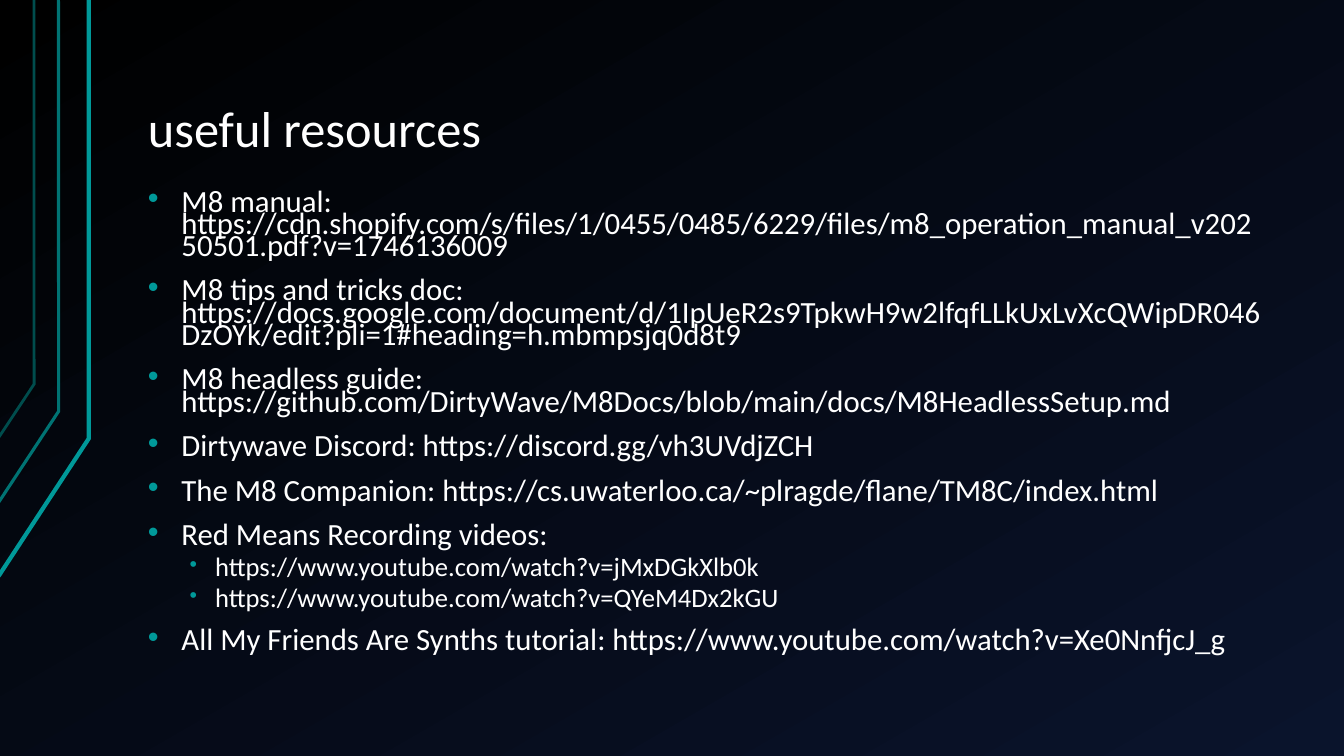
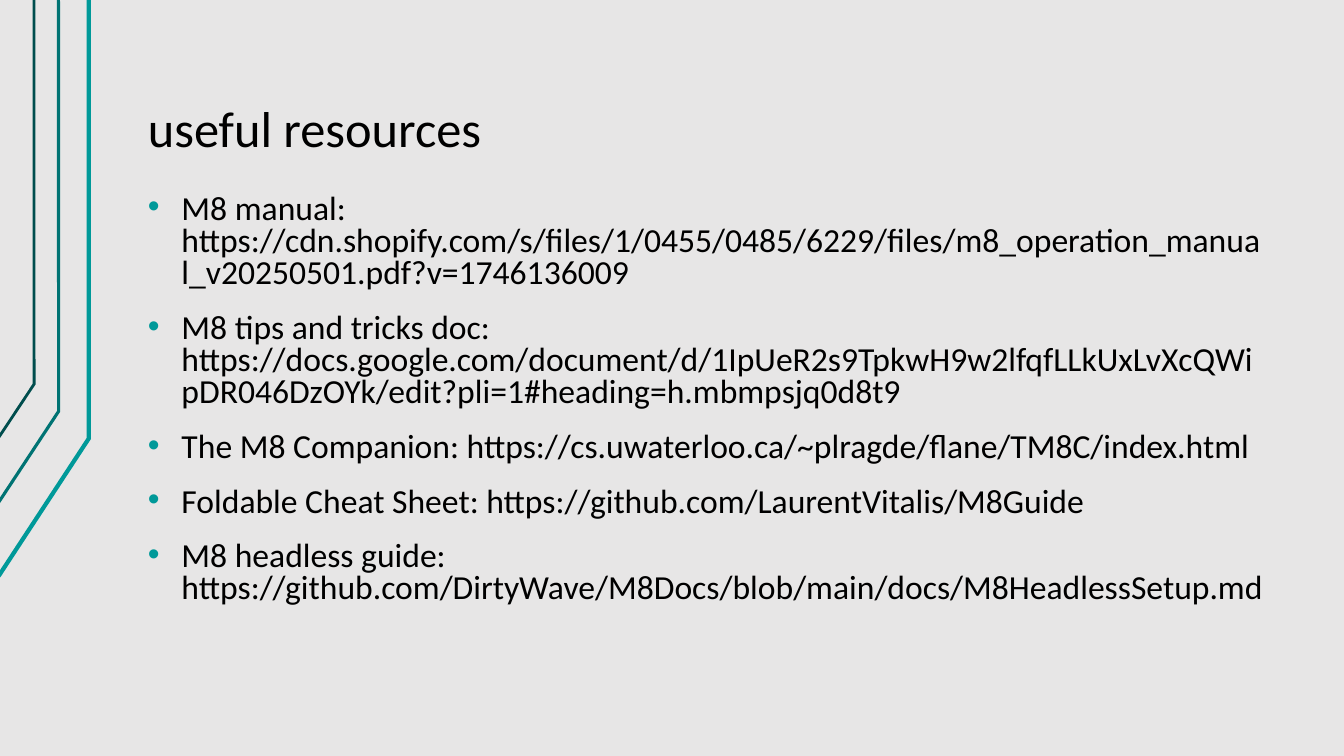
Before and after one commit to jegasus/m8-tracker-workshop, a slide deck: slide 29 of slides_v1.odp (slide 26 before the commit). Drawn at 1344x756 pixels with LibreOffice and Linux fonts; fonts in the diff are those of the drawing. Boxes give left, top, right and bottom in pixels: in the first picture for what was removed or moved away, otherwise in the second. Text is boxed around its words. In the diff, an @@ line names an element or a change of style, - is before the commit and + after.

```diff
--- a/slides_v1.odp
+++ b/slides_v1.odp
@@ background gradient #000000 to #0A142C to #E7E6E6 @@
@@ title "useful resources" at [148,112,481,148]: text colour #FFFFFF to #000000 @@
@@ text at [181,196,1262,605]: size 22 to 24 pt, text colour #FFFFFF to #000000 in "M8 manual: https://cdn.shopify.com/s/files/1/0455/0485/6229/ ...", "M8 tips and tricks doc: https://docs.google.com/document/d/1 ...", "M8 headless guide: https://github.com/DirtyWave/M8Docs/blob/ ..."; line spacing 0.6 to 0.8 @@
@@ text at [181,434,1249,519]: paragraphs added @@
+• The M8 Companion: https://cs.uwaterloo.ca/~plragde/flane/TM8C/index.html
+• Foldable Cheat Sheet: https://github.com/LaurentVitalis/M8Guide
@@ text at [181,434,1225,656]: paragraphs removed @@
-• Dirtywave Discord: https://discord.gg/vh3UVdjZCH
-• The M8 Companion: https://cs.uwaterloo.ca/~plragde/flane/TM8C/index.html
-• Red Means Recording videos:
-  • https://www.youtube.com/watch?v=jMxDGkXlb0k
-  • https://www.youtube.com/watch?v=QYeM4Dx2kGU
-• All My Friends Are Synths tutorial: https://www.youtube.com/watch?v=Xe0NnfjcJ_g
```
Also in this commit, not shown: 29 other slides changed, 6 slides added.
